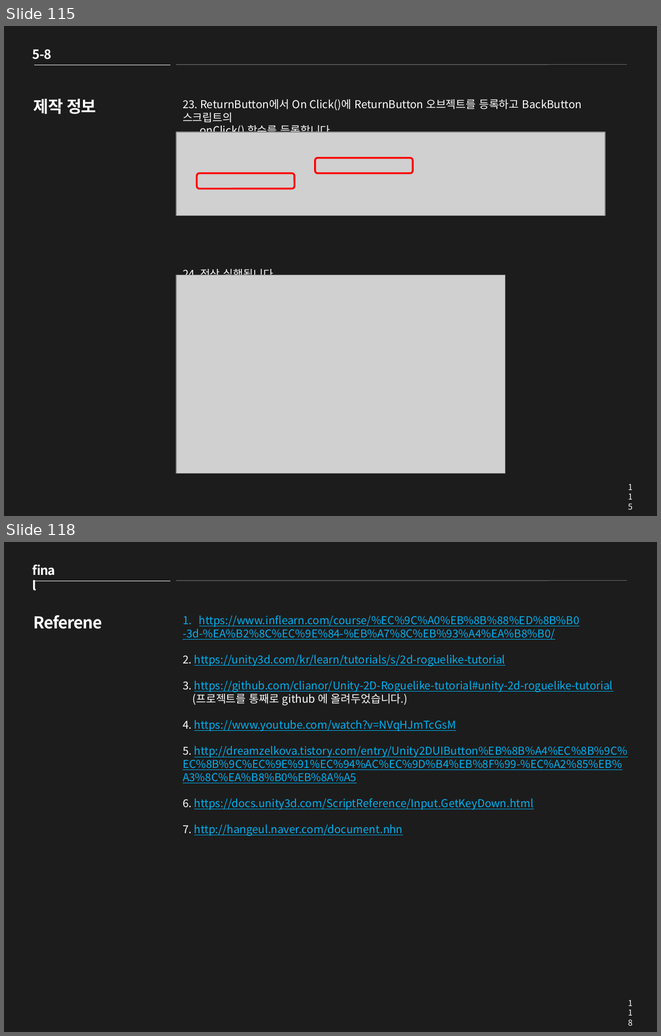
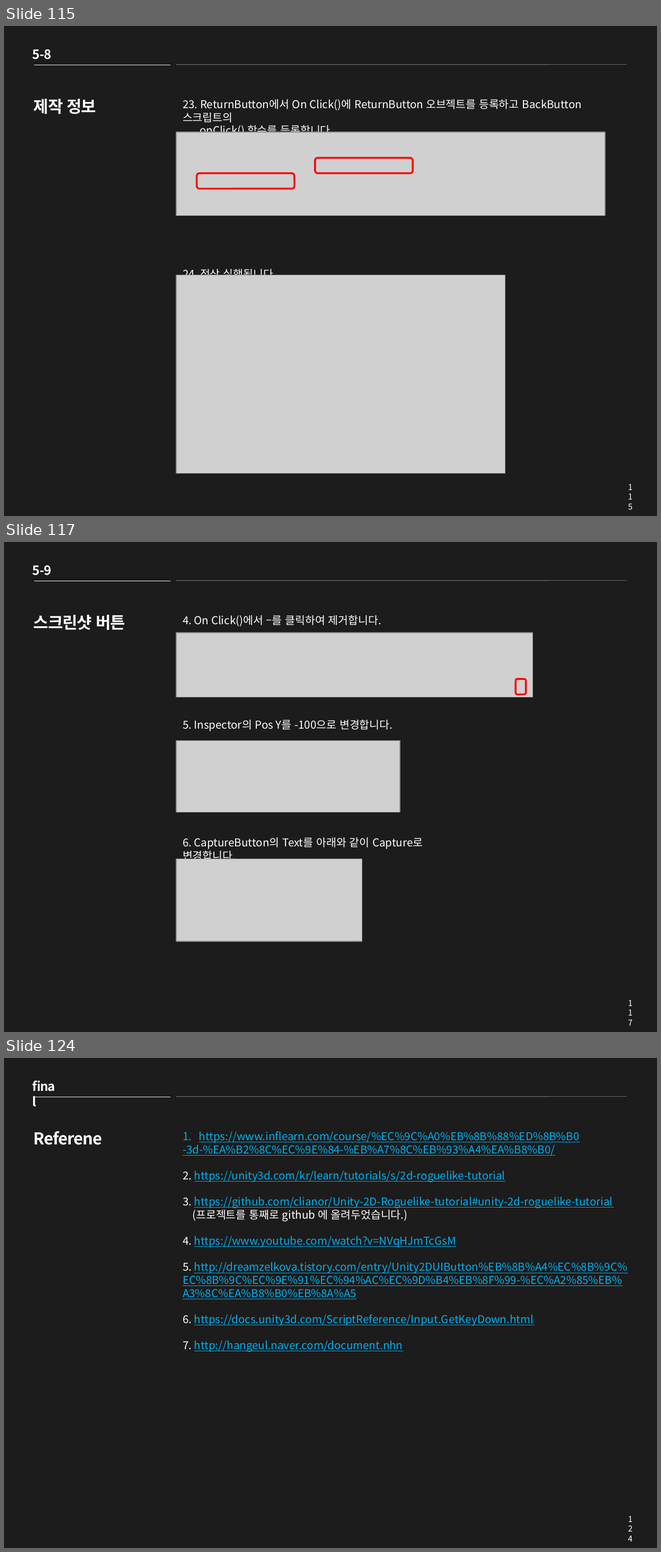
Before and after one commit to clianor/Unity-2D-Roguelike-tutorial, a slide deck: Roguelike PPT.pptx. Shown one above the other, each under a label of ours: slides 115 and 118 before the commit, slides 115, 117 and 124 after it; the slides between them are not shown. The pictures are 661x1036 and 661x1552 pixels, drawn with LibreOffice and Linux fonts; fonts in the diff are those of the drawing; grey boxes stand for pictures. Boxes give left, top, right and bottom in pixels: in the first picture for what was removed or moved away, otherwise in the second. Text is boxed around its words. In the diff, an @@ line names an element or a change of style, - is before the commit and + after.

Commit message:
Capture Button

```diff
--- a/Roguelike PPT.pptx
+++ b/Roguelike PPT.pptx
@@ slide 117 added at (4,542,657,1032), background #1C1C1C @@
@@ text added at (33,565,51,575), 14 pt, text #FFFFFF, bold @@
+5-9
@@ line added from (34, 581) to (170, 581), #F2F2F2 0.25 pt @@
@@ line added from (176, 581) to (627, 581), #F2F2F2 0.25 pt @@
@@ title added at (34,615,125,630), 18 pt, text #FFFFFF, bold @@
+스크린샷 버튼
@@ text added at (183,615,423,862), 12 pt, text #FFFFFF @@
+4. On Click()에서 –를 클릭하여 제거합니다.
+5. Inspector의 Pos Y를 -100으로 변경합니다.
+6. CaptureButton의 Text를 아래와 같이 Capture로 변경합니다.
@@ picture added at (176,633,533,697) @@
@@ rounded rectangle added at (515,679,526,695), outline #FF0000 2 pt @@
@@ picture added at (176,741,400,812) @@
@@ picture added at (176,859,362,941) @@
@@ page number added at (621,995,639,1011), 9 pt, text #FFFFFF @@
+117
@@ what was slide 118 is now slide 124 @@
@@ page number at (621,1511,639,1527): text changed @@
-118
+124
```
Also in this commit, not shown: 7 other slides added, 2 slides removed, 16 other files.
